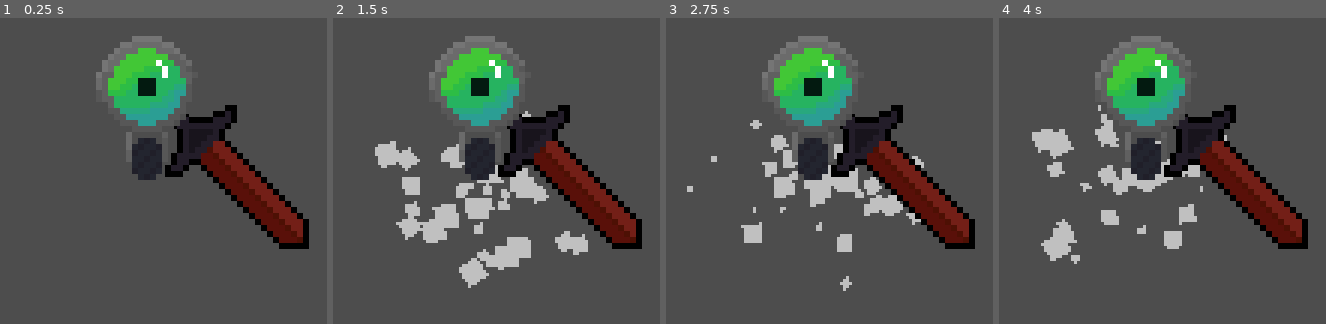
Above: before the commit, frames 1-4 (left to right).
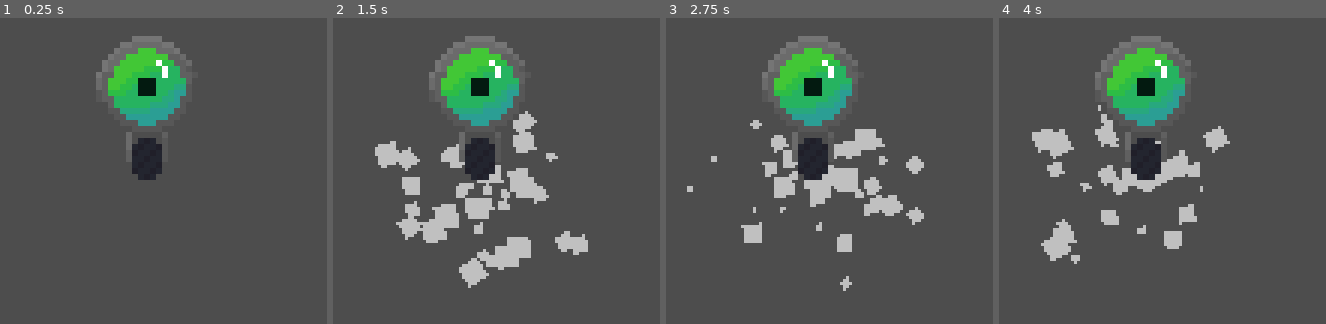
Above: after the commit, the same moments.

Repository: Kepalsbre/GD_Game_Maturaarbeit
Game: Godot game, scene res://scenes/main.tscn
Same seed, same stepped clock (60 frames per second), same inputs: the game is played once before the commit and once after it. The engine's default icon, where the game draws it, is replaced by a stand-in: a white triangle on a blue panel in a dark square.
Inputs:
- Up to frame 1 (0.25 s): no input
- Up to frame 2 (1.5 s): tap Enter at 0.5 s; hold D (right) 0.53-1.28 s; tap Space (space) at 0.6, 1.35 s; hold S (down) from 1.28 s (still down)
- Up to frame 3 (2.75 s): release S (down) at 2.03 s; hold D (right) from 2.03 s (still down); tap Space (space) at 2.1 s
- Up to frame 4 (4 s): release D (right) at 2.78 s; hold W (up) 2.78-3.53 s; tap Space (space) at 2.85, 3.6 s; hold A (left) from 3.53 s (still down)

The runs differ from the first frame. In frame 1, 7.5% of the frame differs, in the area x 50-95%, y 28-76%; in frame 2, 7.5%; in frame 3, 7.5%; in frame 4, 7.5%.
Error in both runs: Invalid operands 'Vector2' and 'Nil' in operator '*'. (res://scripts/player.gd:31)

Commit message:
Revert "random ahh"
This reverts commit 090febd71d1bac7f49ced142b4caacf4c2237f5b.

Diff:
--- a/AbilityGame/scenes/player.tscn
+++ b/AbilityGame/scenes/player.tscn
@@ -1,43 +1,8 @@
-[gd_scene load_steps=21 format=3 uid="uid://14w1yhbvtxgk"]
+[gd_scene load_steps=18 format=3 uid="uid://14w1yhbvtxgk"]
 
 [ext_resource type="Script" path="res://scripts/player.gd" id="1_kbxrs"]
 [ext_resource type="Texture2D" uid="uid://bq4w11jkhc2c" path="res://art/player_normal.png" id="2_jscfx"]
-[ext_resource type="Texture2D" uid="uid://bnoukno1jkk5x" path="res://art/sword/sword_1.png" id="2_w134c"]
 [ext_resource type="Texture2D" uid="uid://8ybi3uupkem0" path="res://art/animations/player_walk_animations.png" id="3_h0ifn"]
-
-[sub_resource type="Animation" id="Animation_icefn"]
-resource_name = "sword_hit"
-length = 0.18
-step = 0.01
-tracks/0/type = "value"
-tracks/0/imported = false
-tracks/0/enabled = true
-tracks/0/path = NodePath("SwordAttack/Sword_1:position")
-tracks/0/interp = 2
-tracks/0/loop_wrap = true
-tracks/0/keys = {
-"times": PackedFloat32Array(0, 0.18),
-"transitions": PackedFloat32Array(1, 1),
-"update": 0,
-"values": [Vector2(64, -64), Vector2(64, 64)]
-}
-tracks/1/type = "value"
-tracks/1/imported = false
-tracks/1/enabled = true
-tracks/1/path = NodePath("SwordAttack/Sword_1:rotation")
-tracks/1/interp = 2
-tracks/1/loop_wrap = true
-tracks/1/keys = {
-"times": PackedFloat32Array(0, 0.18),
-"transitions": PackedFloat32Array(1, 1),
-"update": 0,
-"values": [0.0, 1.5708]
-}
-
-[sub_resource type="AnimationLibrary" id="AnimationLibrary_he3dx"]
-_data = {
-"sword_hit": SubResource("Animation_icefn")
-}
 
 [sub_resource type="AtlasTexture" id="AtlasTexture_xpbdo"]
 atlas = ExtResource("3_h0ifn")
@@ -153,16 +118,6 @@
 motion_mode = 1
 script = ExtResource("1_kbxrs")
 
-[node name="SwordAttack" type="AnimationPlayer" parent="."]
-libraries = {
-"": SubResource("AnimationLibrary_he3dx")
-}
-
-[node name="Sword_1" type="Sprite2D" parent="SwordAttack"]
-position = Vector2(64, 64)
-rotation = 1.5708
-texture = ExtResource("2_w134c")
-
 [node name="DashParticles" type="CPUParticles2D" parent="."]
 position = Vector2(0, 62)
 emitting = false
@@ -184,22 +139,19 @@
 position = Vector2(2, -2)
 sprite_frames = SubResource("SpriteFrames_h7ahq")
 animation = &"normal_up_down"
-metadata/_edit_lock_ = true
-
-[node name="CollisionShape2D" type="CollisionShape2D" parent="."]
-shape = SubResource("CircleShape2D_ww83b")
 
 [node name="PlayerImage" type="Sprite2D" parent="."]
-top_level = true
 texture_filter = 1
 position = Vector2(2, 2)
 texture = ExtResource("2_jscfx")
-metadata/_edit_lock_ = true
 
 [node name="PlayerCamera" type="Camera2D" parent="."]
 zoom = Vector2(0.5, 0.5)
 position_smoothing_speed = 10.0
 rotation_smoothing_speed = 1.0
+
+[node name="CollisionShape2D" type="CollisionShape2D" parent="."]
+shape = SubResource("CircleShape2D_ww83b")
 
 [node name="DashTimer" type="Timer" parent="."]
 wait_time = 0.35
Not shown, removed: AbilityGame/art/sword/sword_1.png.import
Not shown, removed: AbilityGame/art/sword/sword_2.png.import
Not shown, removed: AbilityGame/art/sword/sword_3.png.import
Not shown, removed: AbilityGame/art/sword/sword_4.png.import
Not shown, removed: AbilityGame/art/sword/sword_4_animated.png.import
